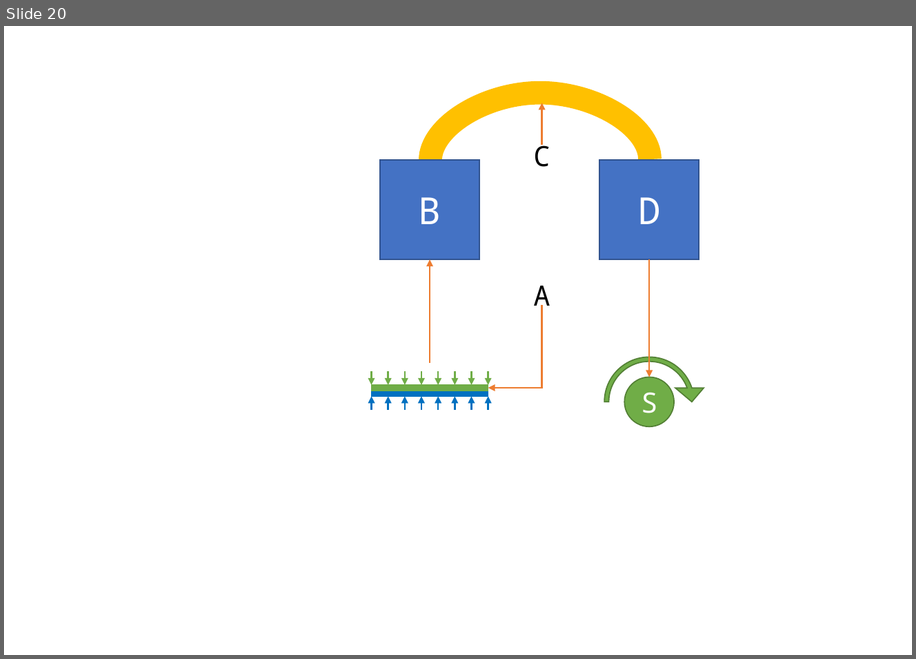
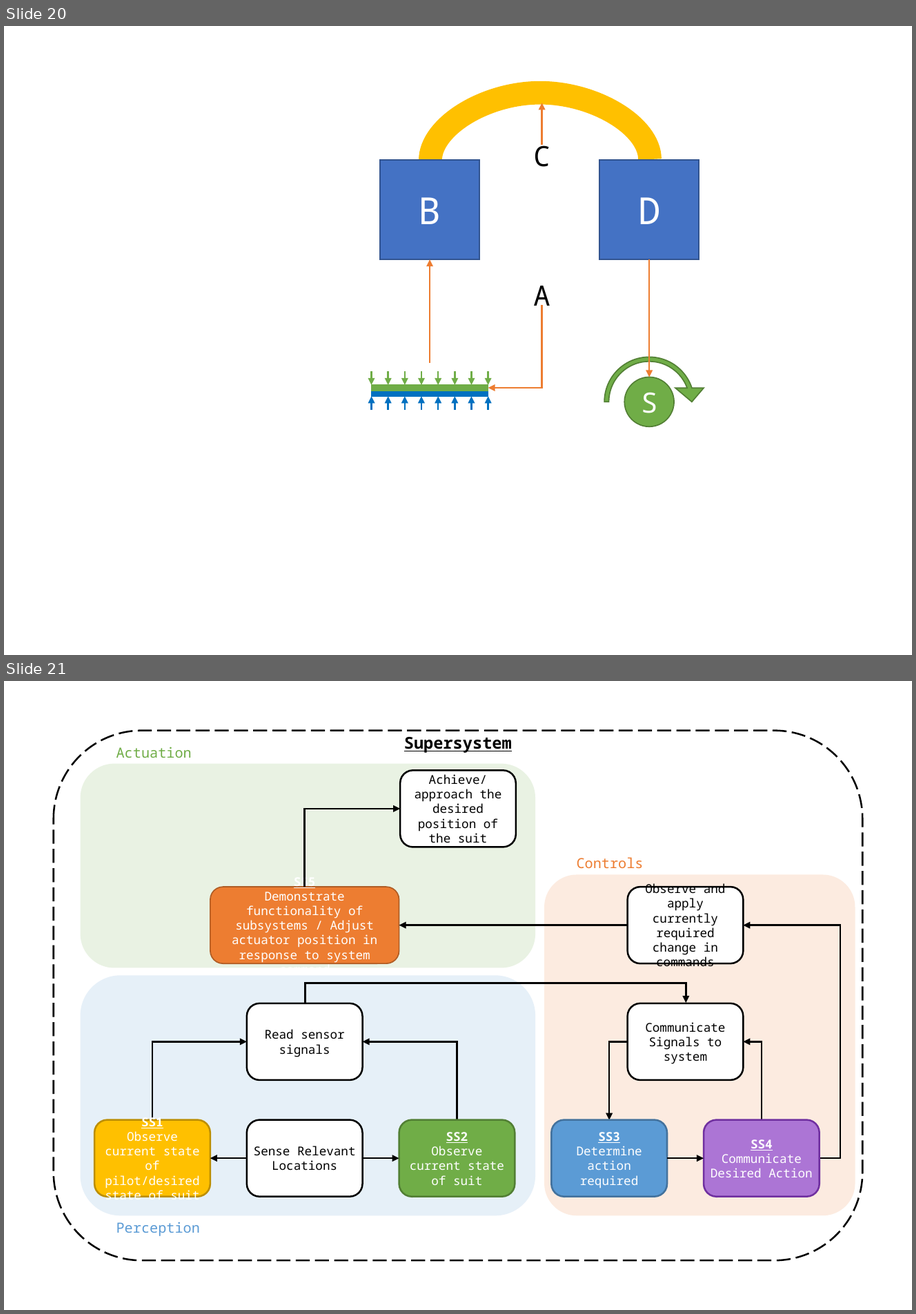
Before and after one commit to samuelwilliams413/METR4901, a slide deck: Report/FuncDecomp.pptx. Shown one above the other, each under a label of ours: slide 20 before the commit, slides 20 and 21 after it. The pictures are 916x659 and 916x1314 pixels, drawn with LibreOffice and Linux fonts; fonts in the diff are those of the drawing. Boxes give left, top, right and bottom in pixels: in the first picture for what was removed or moved away, otherwise in the second. Text is boxed around its words. In the diff, an @@ line names an element or a change of style, - is before the commit and + after.

```diff
--- a/Report/FuncDecomp.pptx
+++ b/Report/FuncDecomp.pptx
@@ slide 21 added at bbox=[4, 681, 912, 1310], background #FFFFFF @@
@@ group added at bbox=[54, 731, 862, 1261]: 18 rounded rectangles, 7 elbow arrows, 4 arrows @@
+Supersystem
+Achieve/approach the desired position of the suit
+Read sensor signals
+Communicate Signals to system
+Observe and apply currently required change in commands
+SS5
+Demonstrate functionality of subsystems / Adjust actuator position in response to system command
+SS1
+Observe current state of pilot/desired state of suit
+SS2
+Observe current state of suit
+SS3
+Determine action required
+SS4
+Communicate Desired Action
+Sense Relevant Locations
+Actuation
+Perception
+Controls
```
Also in this commit, not shown: 2 other slides added, 1 slide removed, 2 other files.
